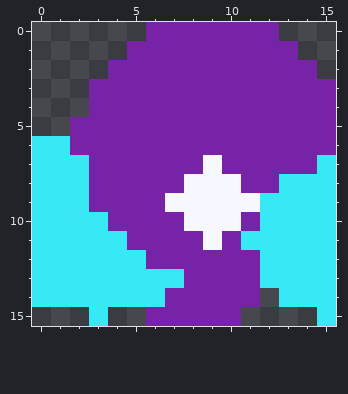
Edited in one commit: pixel-art file (game/assets/source/original_procedural/projectile_pandemic.aseprite). This is how it looked before the edit.
16x16 pixels, 1 frame.
After:
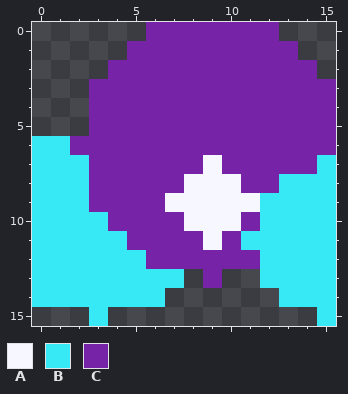
Palette (. is transparent): A #f6f7ff  B #37e8f5  C #7623a8
Difference:
@@ x 0..4 @@
  4 ...CC
- 5 ..CCC
+ 5 ...CC
  6 BBCCC
@@ x 4..13 @@
 12 BBCCCCCCBB
-13 BBBBCCCCBB
-14 BBBCCCCC.B
-15 ..CCCCC...
+13 BBBB.C..BB
+14 BBB......B
+15 ..........
Pixel boxes of the changes (left, top, right, bottom) in both pictures:
erased: (70, 117, 89, 136)
erased: (146, 269, 260, 326)
